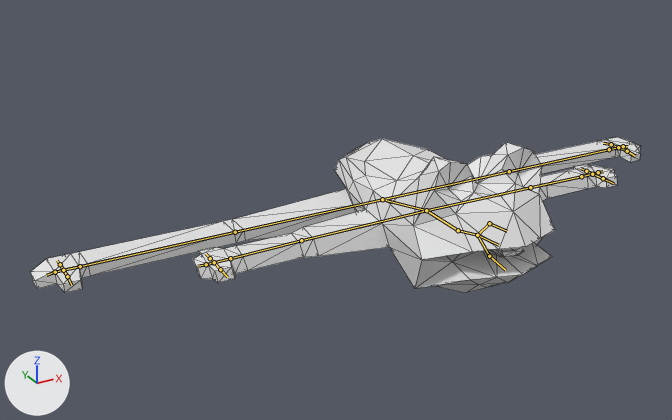
An edit to the FBX model ExeProject/Resources/Model/fbxModel/Frog.fbx, drawn before and after from the same camera.
The view is the same before and after, from a 50 mm camera at (-1.46, -2.22, 1.34) aimed at (-0.24, 0.01, 0.23). Every picture has the same lights, and +X, +Y and +Z are marked at lower left. The bones that bend it are drawn over the model as lines. Mesh edges are drawn as thin lines.

Objects in the first picture: '球'.
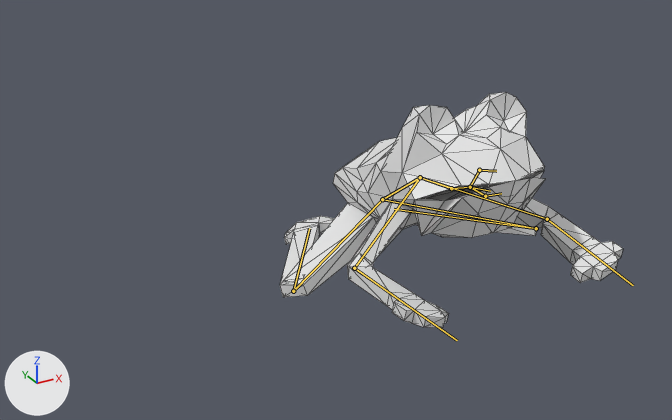
The newer file adds an action. The first version stands in its rest pose; the second is drawn at frame 5 of the action 'JanpingFromStop'.

What differs and where, as boxes (x1, y1, x2, y2) in the pictures (672 x 420 px):
'球', posed (44% narrower, 51% taller): before (31, 137, 640, 293); after (280, 92, 623, 328)
bone 'kosi1', root to tip: before (382, 199) to (426, 210); after (382, 199) to (420, 177)
bone 'kubi', root to tip: before (426, 210) to (458, 230); after (420, 177) to (451, 188)
bone 'ueago2', root to tip: before (477, 235) to (489, 223); after (470, 187) to (479, 170)
bone 'sitaago2', root to tip: before (477, 235) to (489, 256); after (470, 187) to (485, 196)
bone 'maeasi1_L', root to tip: before (426, 210) to (530, 187); after (420, 177) to (547, 219)
bone 'ameasi2_L', root to tip: before (530, 187) to (581, 176); after (547, 219) to (633, 285)
bone 'maeasi1_R', root to tip: before (426, 210) to (301, 240); after (420, 177) to (354, 268)
bone 'ameasi2_R', root to tip: before (301, 240) to (230, 258); after (354, 268) to (457, 340)
bone 'usiiroasi1_L', root to tip: before (382, 199) to (509, 171); after (382, 199) to (536, 228)
bone 'usiroasi2_L', root to tip: before (509, 171) to (609, 149); after (536, 228) to (394, 209)
bone 'usiiroasi1_R', root to tip: before (382, 199) to (235, 232); after (382, 199) to (293, 291)
bone 'usiroasi2_R', root to tip: before (235, 232) to (80, 266); after (293, 291) to (309, 228)

What the commit changed:
Bone 'kosi1' (bone_kosi1) turns from (0, 0, 0) to (-23, 0, 0) degrees about its own x, y and z.
Bone 'kubi' (bone_kubi) turns from (0, 0, 0) to (15, 0, 0) degrees about its own x, y and z.
Bone 'ueago2' (bone_ueago2) turns from (0, 0, 0) to (-3, 0, 0) degrees about its own x, y and z.
Bone 'sitaago2' (bone_sitaago2) turns from (0, 0, 0) to (-26, 0, 0) degrees about its own x, y and z.
Bone 'maeasi1_L' (bone_maeasi1_l) turns from (0, 0, 0) to (30, -25, 9) degrees about its own x, y and z.
Bone 'ameasi2_L' (bone_ameasi2_l) turns from (0, 0, 0) to (64, 41, 109) degrees about its own x, y and z.
Bone 'maeasi1_R' (bone_maeasi1_r) turns from (0, 0, 0) to (30, 25, -9) degrees about its own x, y and z.
Bone 'ameasi2_R' (bone_ameasi2_r) turns from (0, 0, 0) to (64, -41, -109) degrees about its own x, y and z.
Bone 'usiiroasi1_L' (bone_usiiroasi1_l) turns from (0, 0, 0) to (28, 0, -13) degrees about its own x, y and z.
Bone 'usiroasi2_L' (bone_usiroasi2_l) turns from (0, 0, 0) to (-149, -12, 6) degrees about its own x, y and z.
Bone 'usiiroasi1_R' (bone_usiiroasi1_r) turns from (0, 0, 0) to (28, 0, 13) degrees about its own x, y and z.
Bone 'usiroasi2_R' (bone_usiroasi2_r) turns from (0, 0, 0) to (-149, 12, -6) degrees about its own x, y and z.
